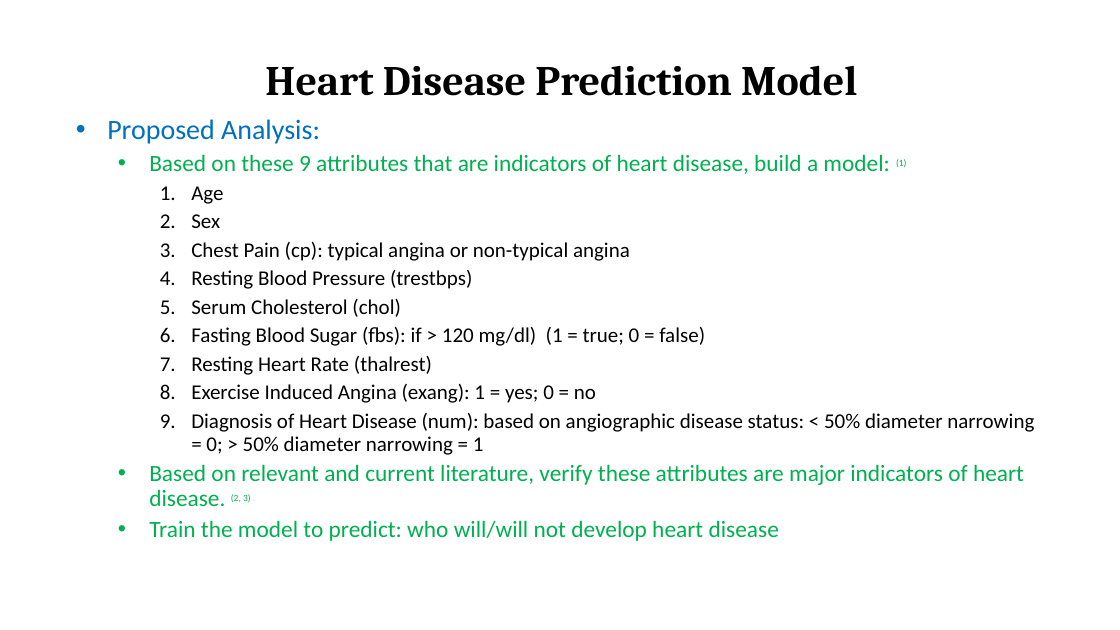
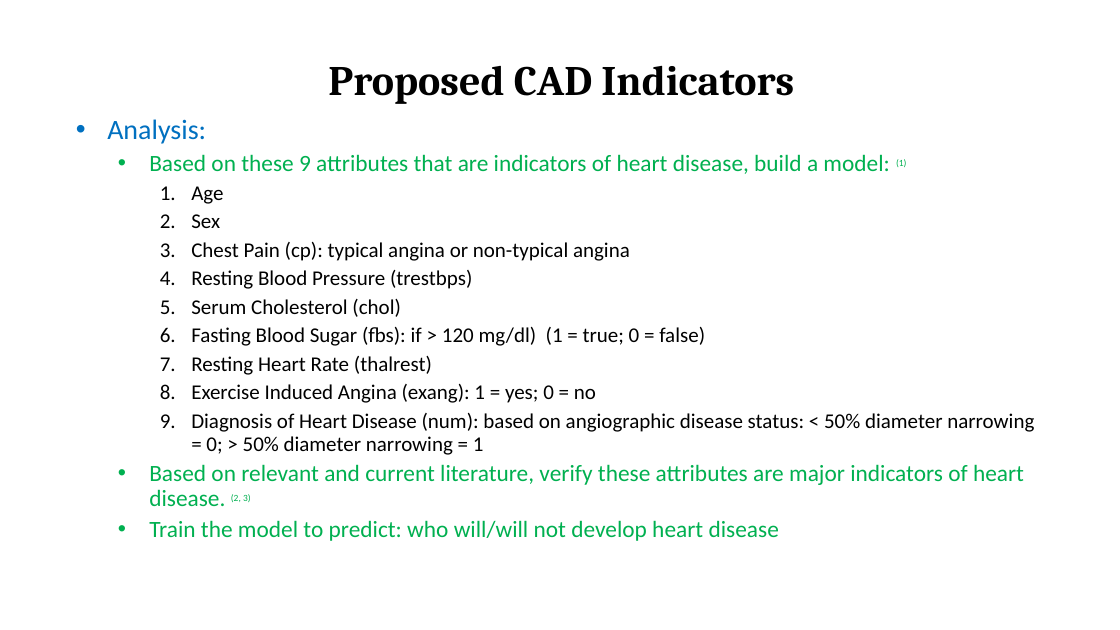
Before and after one commit to Ophelia82/Heart-Disease-Predictive-Model, a slide deck: slide 3 of Heart Disease Presentation.pptx (slide 2 before the commit). Drawn at 1120x630 pixels with LibreOffice and Linux fonts; fonts in the diff are those of the drawing. Boxes give left, top, right and bottom in pixels: in the first picture for what was removed or moved away, otherwise in the second. Text is boxed around its words. In the diff, an @@ line names an element or a change of style, - is before the commit and + after.

```diff
--- a/Heart Disease Presentation.pptx
+++ b/Heart Disease Presentation.pptx
@@ title at box(328, 65, 794, 104): text changed @@
-Heart Disease Prediction Model
+Proposed CAD Indicators
@@ subtitle at box(107, 119, 206, 144): text changed @@
-• Proposed Analysis:
+• Analysis:
```
Also in this commit, not shown: 3 other slides changed, 13 slides added.
